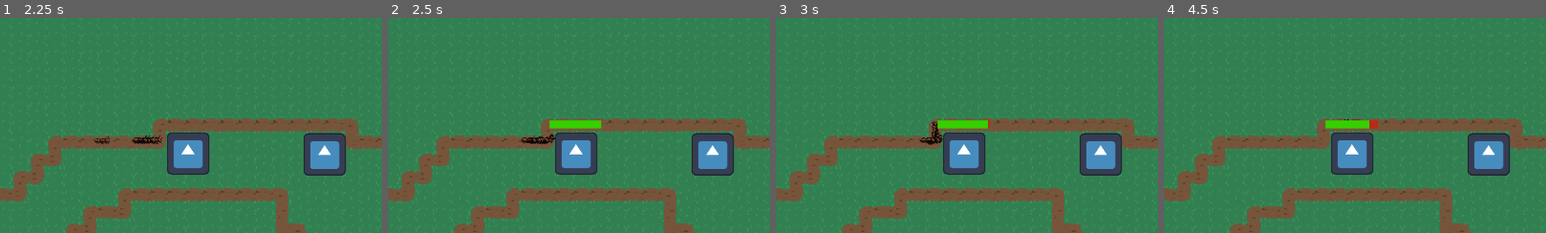
Above: before the commit, frames 1-4 (left to right).
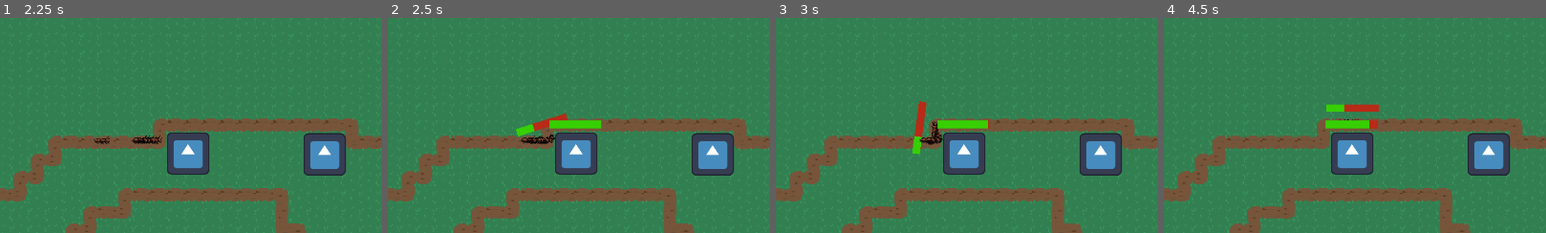
Above: after the commit, the same moments.

Repository: tomsku21/TD_project
Game: Godot game, scene res://Scenes/Main.tscn
Same seed, same stepped clock (60 frames per second), same inputs: the game is played once before the commit and once after it. The engine's default icon, where the game draws it, is replaced by a stand-in: a white triangle on a blue panel in a dark square.
Inputs:
- Up to frame 1 (2.25 s): tap Enter at 0.5 s
- Up to frame 2 (2.5 s): no input
- Up to frame 3 (3 s): no input
- Up to frame 4 (4.5 s): tap Space at 4.25 s
The pictures show only the part of the screen within x 23-73%, y 11-61%; the shares and areas given below are measured in that part.

Frame 1 is identical in both runs. In frame 2, 0.4% of the frame differs, in the area x 33-47%, y 44-56%; in frame 3, 0.5%, in the area x 35-40%, y 38-64%; in frame 4, 0.5%.

Commit message:
synced changes

Diff:
--- a/Scripts/Enemy.gd
+++ b/Scripts/Enemy.gd
@@ -2,10 +2,10 @@
 @onready var path: PathFollow2D = $".."
 @onready var attack_timer: Timer = $AttackTimer
 @onready var animated_sprite_2d: AnimatedSprite2D = $AnimatedSprite2D
-
+@onready var healthcomponent: HealthComponent = %HealthComponent
 @export var speed: int = 2
 @export var health: int = 15
-@export var damage: int = 10
+@export var sdamage: int = 10
 
 var attack_distance: float = 50.0
 var current_turret = null
@@ -17,13 +17,13 @@
 	check_turret()
 	change_rotation()
 	path.progress += speed * delta
-	if path.progress_ratio >= 0.99 or health <= 0:
+	if path.progress_ratio >= 0.99:
 		destroy()
 
 func destroy():
 	path.queue_free()
 	GlobalVariables.enemy_count -= 1
-	GlobalVariables.player_hp -= damage
+	GlobalVariables.player_hp -= sdamage
 
 func change_rotation():
 	if path.rotation_degrees > 160 and path.rotation_degrees < 190:
@@ -53,10 +53,9 @@
 			speed = old_speed
 			old_speed = 0
 
-func take_damage(damgae: int):
-	health -= damgae
-	print(health)
+func take_damage(damage: int):
+	healthcomponent.damage(damage)
 
 func _on_attack_timer_timeout() -> void:
 	if current_turret and current_turret.has_method("take_damage"):
-		current_turret.take_damage(damage)
+		current_turret.take_damage(sdamage)
--- a/Scripts/spawner.gd
+++ b/Scripts/spawner.gd
@@ -30,7 +30,7 @@
 	var new_enemy = enemys[GlobalVariables.current_round].instantiate()
 	path.add_child(new_enemy)
 	new_enemy.get_child(0).speed = randi_range(200, 300)
-	new_enemy.get_child(0).damage = randi_range(5, 10)
+	new_enemy.get_child(0).sdamage = randi_range(5, 10)
 
 	GlobalVariables.enemy_count += 1
 	GlobalVariables.spawned_enemies += 1
